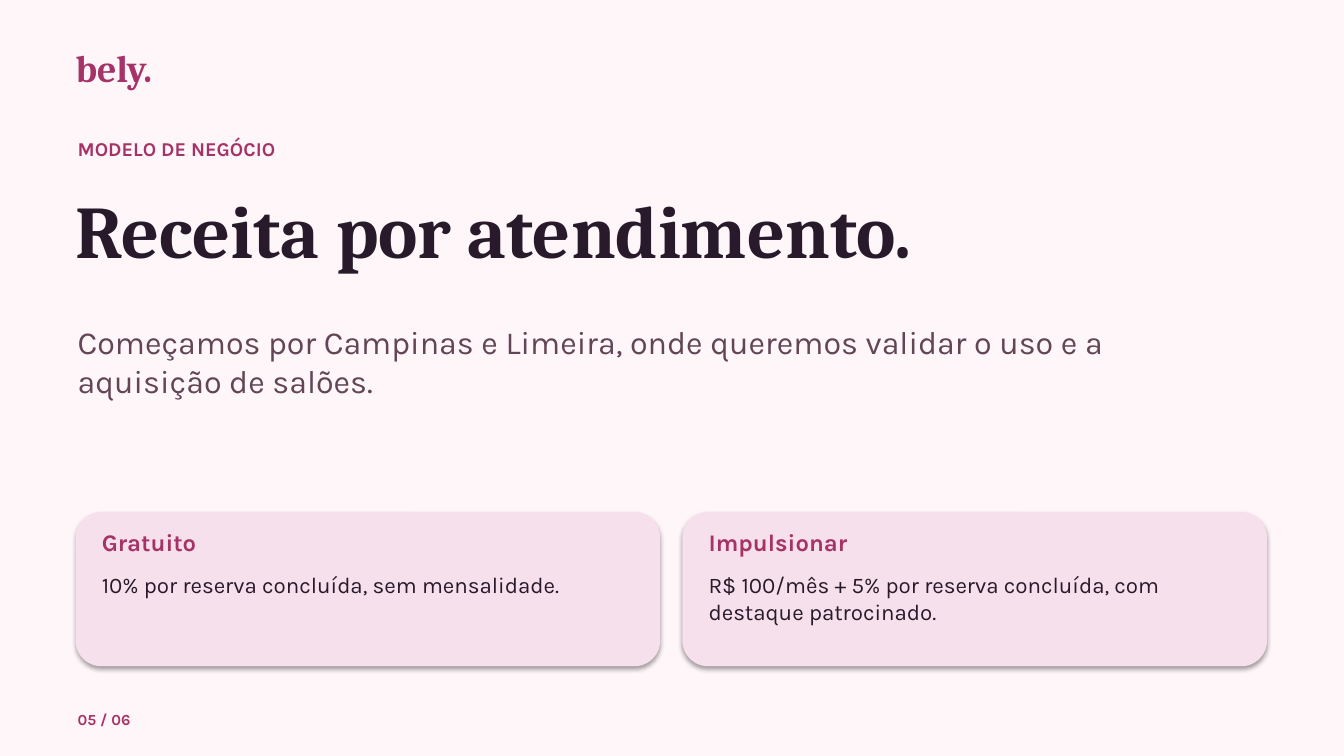
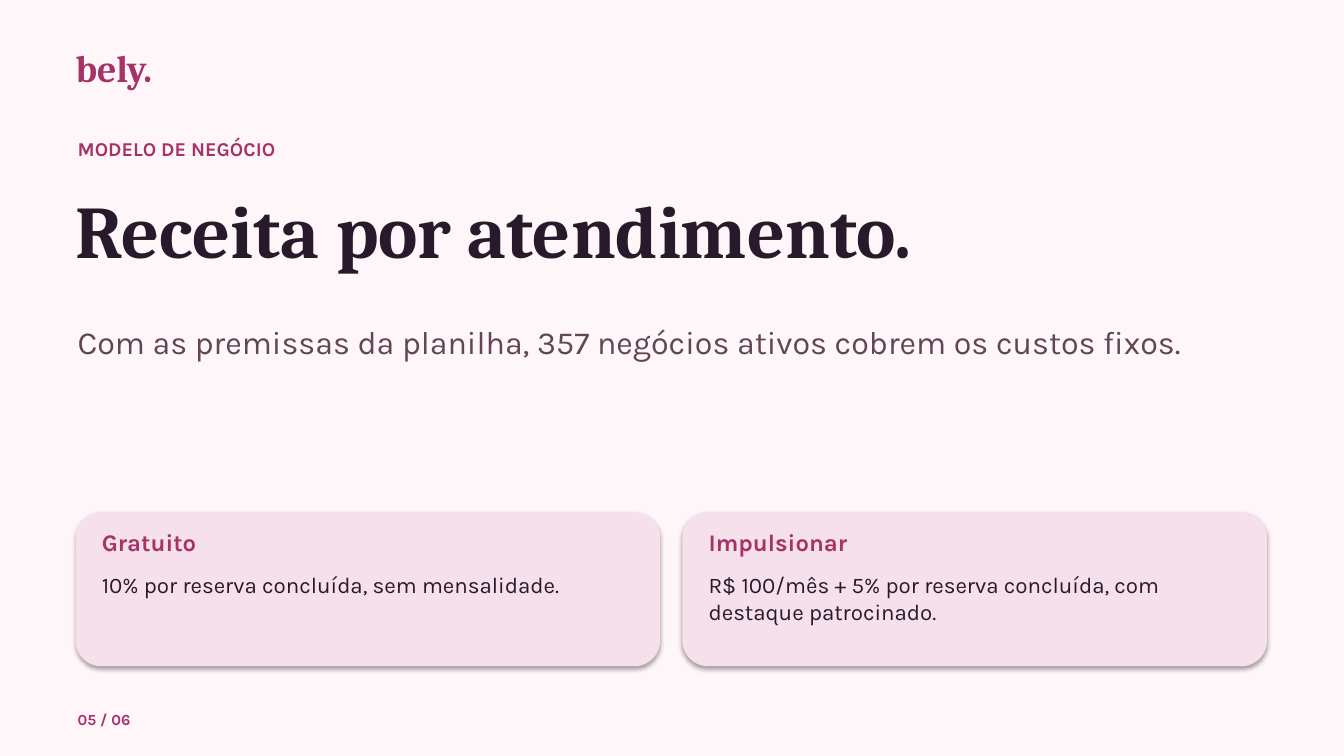
Before and after one commit to camilalordelo1/bely, a slide deck: slide 5 of bely-pitch.pptx. Drawn at 1344x756 pixels with LibreOffice and Linux fonts; fonts in the diff are those of the drawing. Boxes give left, top, right and bottom in pixels: in the first picture for what was removed or moved away, otherwise in the second. Text is boxed around its words. In the diff, an @@ line names an element or a change of style, - is before the commit and + after.

```diff
--- a/bely-pitch.pptx
+++ b/bely-pitch.pptx
@@ text at <box>78,329,1180,362</box>: text changed @@
-Começamos por Campinas e Limeira, onde queremos validar o uso e a aquisição de salões.
+Com as premissas da planilha, 357 negócios ativos cobrem os custos fixos.
```
Also in this commit, not shown: 3 other files.
